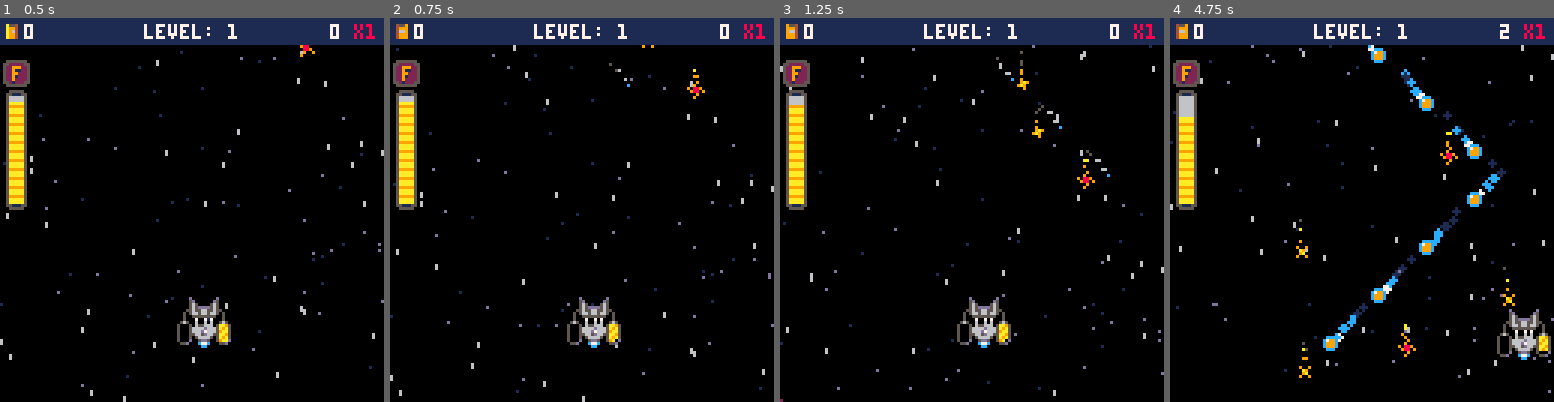
Above: before the commit, frames 1-4 (left to right).
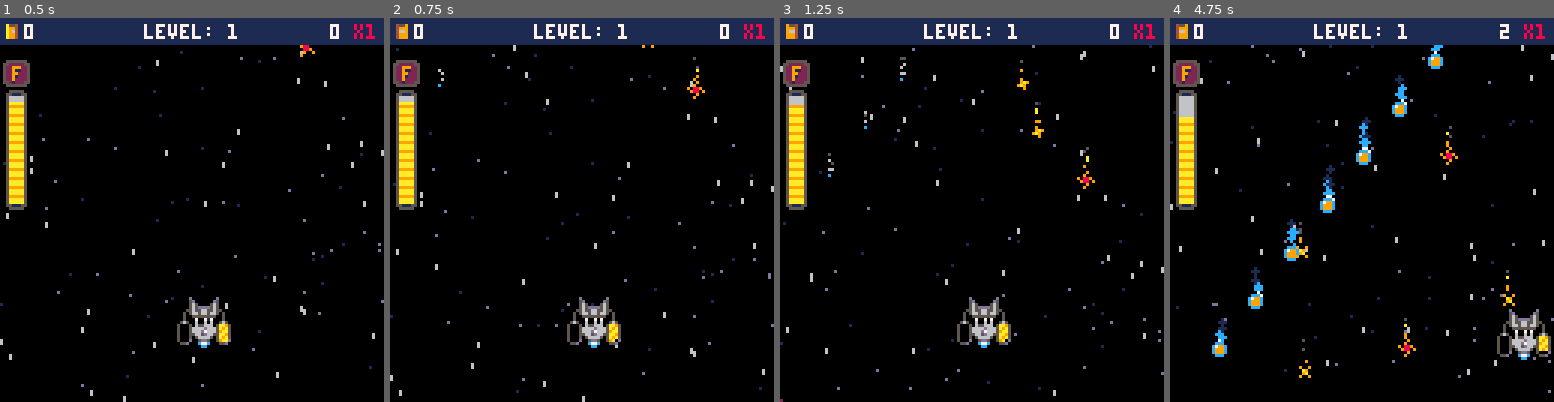
Above: after the commit, the same moments.

Repository: jacobneal65/drop-p8
Game: PICO-8 cartridge drop.p8
Same seed, same stepped clock (60 frames per second), same inputs: the game is played once before the commit and once after it.
Inputs:
- Up to frame 1 (0.5 s): no input
- Up to frame 2 (0.75 s): no input
- Up to frame 3 (1.25 s): no input
- Up to frame 4 (4.75 s): hold Right 1.6-2.1 s; hold Up 2.15-2.42 s; hold Right 2.47-3.03 s; hold Left 3.08-3.58 s; hold Down 3.63-3.97 s; hold Right 4.02-4.68 s; hold Up from 4.73 s (still down)

Frame 1 is identical in both runs. In frame 2, less than 0.1% of the frame differs, in the area x 12-81%, y 10-18%; in frame 3, 0.3%; in frame 4, 3.8%, in the area x 10-89%, y 7-90%.

Commit message:
update levels

Diff:
--- a/drop.p8
+++ b/drop.p8
@@ -7,7 +7,7 @@
 function _init()
 	music(1)
 	level=1
-	wave=5
+	wave=2
 	t=0
 	debug={""}
 	effects={}
@@ -36,8 +36,10 @@
 	b_arr={}--bezier array
 	--pattern,sx,end_x,bez_arr
 	levels={
-		{{9,80,80},{7,80,80},{0,8,64},{1,64,120},{0,8,64},},
-		{{2,64,64},{3,0,10},{4,48,80},{5,64,64,{64,-10,-40,32,64,140}},{5,64,64,{64,-10,168,32,64,140}}},
+		{{9,80,80},{7,80,80},{0,8,64},{1,64,120},{0,8,64},{9,80,80},{7,80,80}},
+		{{2,64,64},{3,0,10},{2,64,64},{3,0,10},{4,48,80},{5,32,64,{64,-10,-40,32,64,140}},{5,32,64,{64,-10,168,32,64,140}}},
+
+
 
 	}
 
@@ -899,13 +901,14 @@
 
 --starfield
 function starfield()
+	scols={6,13,1}
 	for i=1,#starx do
-		local scol=6
+		local scol=scols[1]
 
 		if starspd[i] < 1 then
-			scol=1
+			scol=scols[3]
 		elseif starspd[i] < 1.5 then
-			scol=13
+			scol=scols[2]
 		end
 
 		if starspd[i] <= 1.5 then
Not shown, changed: sheet drop.xlsx
